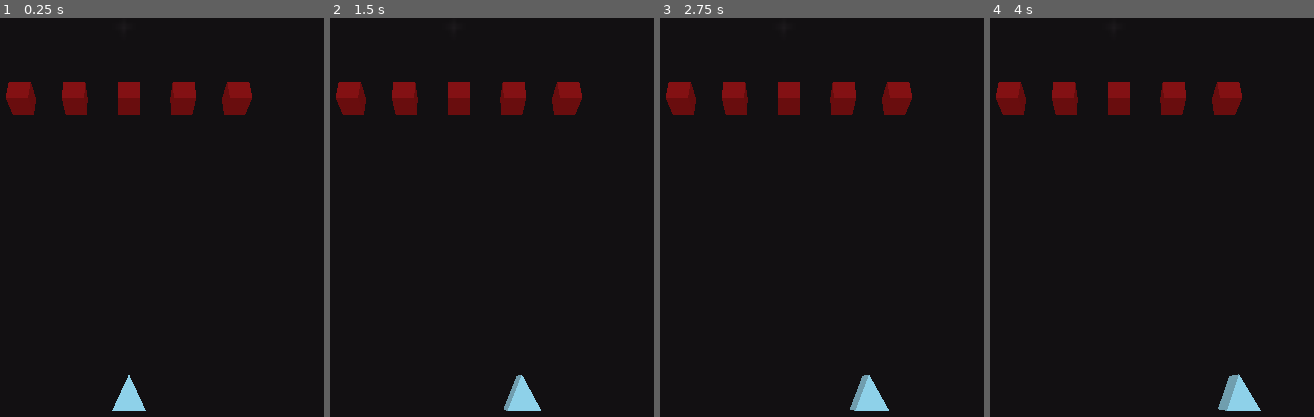
Above: before the commit, frames 1-4 (left to right).
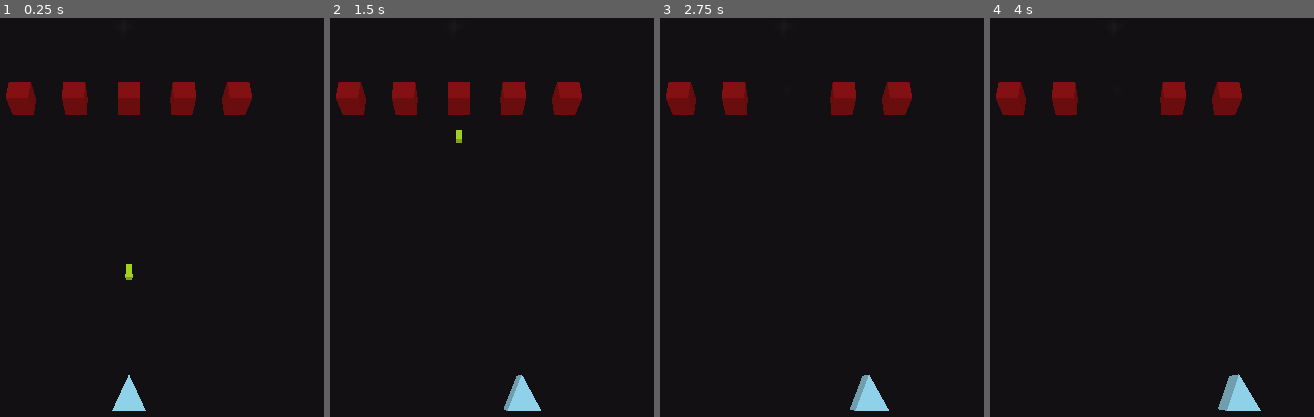
Above: after the commit, the same moments.

Repository: paolobb4/space_invaders
Game: Godot game, scene res://scn/Game.tscn
Two runs of this game, one before a commit and one after it. Both use one fixed random seed, a clock stepped at 60 frames per second and the inputs below.
Inputs:
- Up to frame 1 (0.25 s): no input
- Up to frame 2 (1.5 s): tap Enter at 0.5 s; hold Right (move_right) 0.53-1.28 s; hold Left (move_left) from 1.28 s (still down)
- Up to frame 3 (2.75 s): release Left (move_left) at 2.03 s; hold Right (move_right) from 2.03 s (still down)
- Up to frame 4 (4 s): release Right (move_right) at 3.53 s; hold Left (move_left) from 3.53 s (still down)

The runs differ from the first frame. In frame 1, less than 0.1% of the frame differs, in the area x 38-42%, y 61-66%; in frame 2, less than 0.1%; in frame 3, 0.6%, in the area x 36-44%, y 16-25%; in frame 4, 0.6%.

Commit message:
Add bullet and enemy interaction

Diff:
--- a/project.godot
+++ b/project.godot
@@ -33,6 +33,11 @@
  ]
 }
 
+[layer_names]
+
+3d_physics/layer_1="entities"
+3d_physics/layer_2="bullets"
+
 [rendering]
 
 quality/driver/driver_name="GLES2"
--- /dev/null
+++ b/scn/Bullet.tscn
@@ -0,0 +1,26 @@
+[gd_scene load_steps=5 format=2]
+
+[ext_resource path="res://scn/bullet.gd" type="Script" id=1]
+
+[sub_resource type="SpatialMaterial" id=1]
+albedo_color = Color( 1, 1, 0.117647, 1 )
+
+[sub_resource type="CubeMesh" id=2]
+material = SubResource( 1 )
+size = Vector3( 0.5, 0.5, 1 )
+
+[sub_resource type="ConvexPolygonShape" id=3]
+points = PoolVector3Array( -0.25, 0.25, 0.5, 0.25, 0.25, -0.5, 0.25, 0.25, 0.5, -0.25, 0.25, -0.5, -0.25, -0.25, 0.5, 0.25, -0.25, -0.5, 0.25, -0.25, 0.5, -0.25, -0.25, -0.5, 0.25, 0.25, 0.5, -0.25, 0.25, -0.5, 0.25, 0.25, -0.5, -0.25, 0.25, 0.5, 0.25, -0.25, 0.5, -0.25, -0.25, -0.5, 0.25, -0.25, -0.5, -0.25, -0.25, 0.5, 0.25, 0.25, 0.5, -0.25, -0.25, 0.5, -0.25, 0.25, 0.5, 0.25, -0.25, 0.5, 0.25, 0.25, -0.5, -0.25, -0.25, -0.5, -0.25, 0.25, -0.5, 0.25, -0.25, -0.5 )
+
+[node name="Bullet" type="KinematicBody"]
+collision_layer = 2
+collision_mask = 0
+script = ExtResource( 1 )
+speed = 10
+
+[node name="MeshInstance" type="MeshInstance" parent="."]
+mesh = SubResource( 2 )
+material/0 = null
+
+[node name="CollisionShape" type="CollisionShape" parent="."]
+shape = SubResource( 3 )
--- a/scn/Enemy.tscn
+++ b/scn/Enemy.tscn
@@ -1,18 +1,25 @@
-[gd_scene load_steps=4 format=2]
+[gd_scene load_steps=5 format=2]
+
+[ext_resource path="res://scn/enemy.gd" type="Script" id=1]
 
 [sub_resource type="CubeMesh" id=1]
 
-[sub_resource type="SpatialMaterial" id=3]
+[sub_resource type="SpatialMaterial" id=2]
 albedo_color = Color( 0.8, 0.0705882, 0.0705882, 1 )
 
-[sub_resource type="ConvexPolygonShape" id=2]
+[sub_resource type="ConvexPolygonShape" id=3]
 points = PoolVector3Array( -1, 1, 1, 1, 1, -1, 1, 1, 1, -1, 1, -1, -1, -1, 1, 1, -1, -1, 1, -1, 1, -1, -1, -1, 1, 1, 1, -1, 1, -1, 1, 1, -1, -1, 1, 1, 1, -1, 1, -1, -1, -1, 1, -1, -1, -1, -1, 1, 1, 1, 1, -1, -1, 1, -1, 1, 1, 1, -1, 1, 1, 1, -1, -1, -1, -1, -1, 1, -1, 1, -1, -1 )
 
 [node name="Enemy" type="Area"]
+transform = Transform( 1, 0, 0, 0, 1, 0, 0, 0, 1, 0.023632, 0.0187271, 0.00580645 )
+collision_mask = 3
+script = ExtResource( 1 )
 
 [node name="Mesh" type="MeshInstance" parent="."]
 mesh = SubResource( 1 )
-material/0 = SubResource( 3 )
+material/0 = SubResource( 2 )
 
 [node name="CollisionShape" type="CollisionShape" parent="."]
-shape = SubResource( 2 )
+shape = SubResource( 3 )
+
+[connection signal="body_entered" from="." to="." method="_on_body_entered"]
--- a/scn/Game.tscn
+++ b/scn/Game.tscn
@@ -1,16 +1,17 @@
-[gd_scene load_steps=7 format=2]
+[gd_scene load_steps=8 format=2]
 
 [ext_resource path="res://assets/images/black.png" type="Texture" id=1]
 [ext_resource path="res://scn/Player.tscn" type="PackedScene" id=2]
 [ext_resource path="res://scn/Enemy.tscn" type="PackedScene" id=3]
+[ext_resource path="res://scn/Bullet.tscn" type="PackedScene" id=4]
 
-[sub_resource type="BoxShape" id=3]
+[sub_resource type="BoxShape" id=1]
 extents = Vector3( 1, 1, 20 )
 
-[sub_resource type="PlaneMesh" id=1]
+[sub_resource type="PlaneMesh" id=2]
 size = Vector2( 100, 150 )
 
-[sub_resource type="SpatialMaterial" id=2]
+[sub_resource type="SpatialMaterial" id=3]
 flags_unshaded = true
 flags_do_not_receive_shadows = true
 albedo_texture = ExtResource( 1 )
@@ -50,7 +51,6 @@
 [node name="Player" parent="." instance=ExtResource( 2 )]
 
 [node name="enemies" type="Spatial" parent="."]
-editor/display_folded = true
 
 [node name="Enemy1" parent="enemies" instance=ExtResource( 3 )]
 transform = Transform( 1, 0, 0, 0, 1, 0, 0, 0, 1, 0, 0, -25 )
@@ -66,3 +66,6 @@
 
 [node name="Enemy5" parent="enemies" instance=ExtResource( 3 )]
 transform = Transform( 1, 0, 0, 0, 1, 0, 0, 0, 1, 10, 0, -25 )
+
+[node name="Bullet" parent="." instance=ExtResource( 4 )]
+transform = Transform( 1, 0, 0, 0, 1, 0, 0, 0, 1, 0, 0, -5.46773 )
--- /dev/null
+++ b/scn/bullet.gd
@@ -0,0 +1,7 @@
+extends KinematicBody
+
+export var speed = 1
+
+
+func _process(delta):
+    move_and_collide(Vector3(0,0,-1) * speed * delta)
--- /dev/null
+++ b/scn/enemy.gd
@@ -0,0 +1,6 @@
+extends Area
+
+
+func _on_body_entered(body):
+    body.queue_free()
+    self.queue_free()
Not shown: 2 places in scn/Game.tscn that only renumber resources
